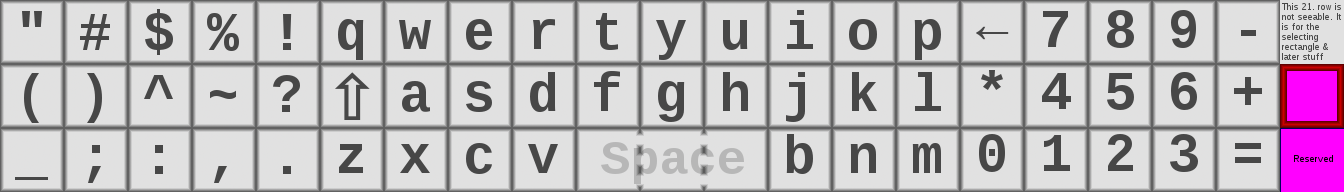
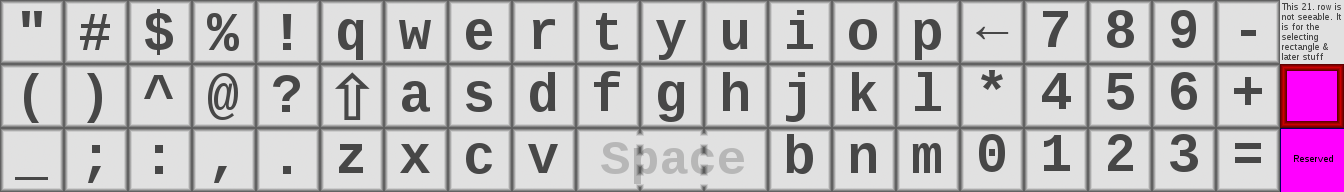
Two versions of the same layered image (1344x192). Layer-by-layer changes:
painted on "'#$%! ..." over [208, 73, 238, 120]
